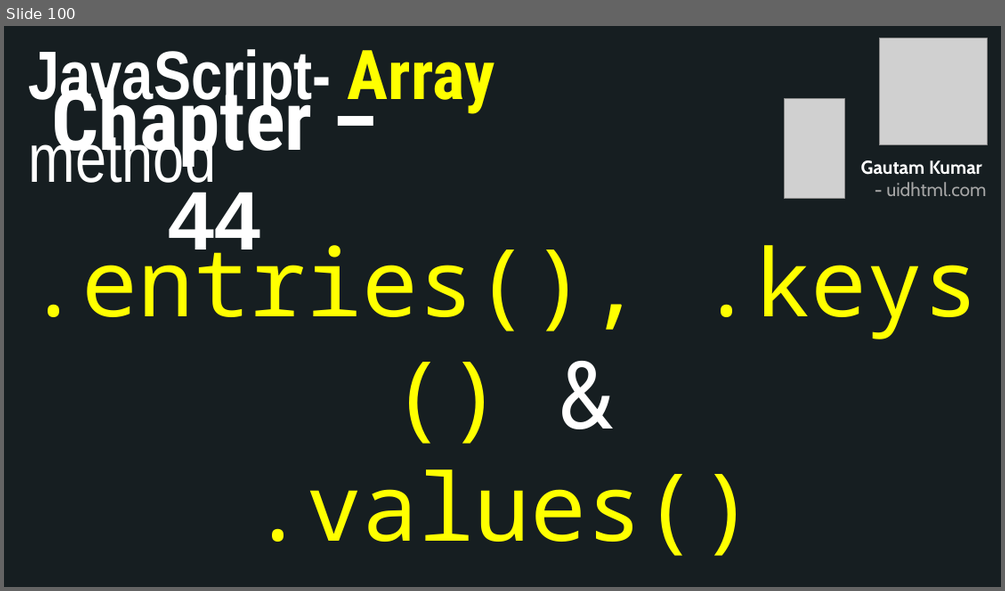
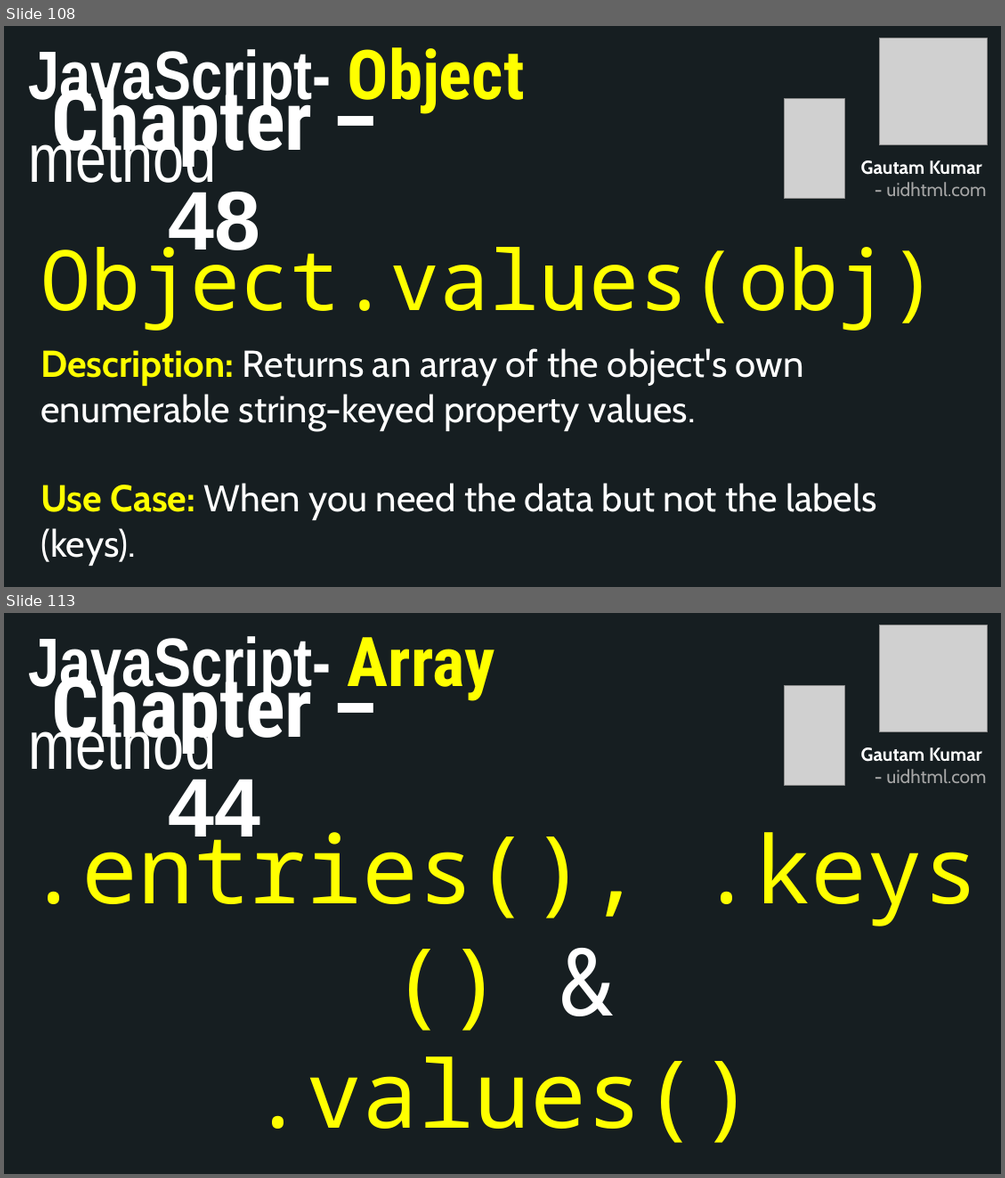
Before and after one commit to uidhtml/javascript-tutorials, a slide deck: Javascript Tutorials.pptx. Shown one above the other, each under a label of ours: slide 100 before the commit, slides 108 and 113 after it; the slides between them are not shown. The pictures are 1005x591 and 1005x1178 pixels, drawn with LibreOffice and Linux fonts; fonts in the diff are those of the drawing; grey boxes stand for pictures. Boxes give left, top, right and bottom in pixels: in the first picture for what was removed or moved away, otherwise in the second. Text is boxed around its words. In the diff, an @@ line names an element or a change of style, - is before the commit and + after.

```diff
--- a/Javascript Tutorials.pptx
+++ b/Javascript Tutorials.pptx
@@ slide 108 added at [4,26,1001,587], background #2C3C43; not listed: 10 template elements that a slide beside it also shows @@
@@ rectangle added at [4,26,1001,587], fill #161E22 @@
@@ text added at [29,47,525,194], 66 pt, text #FFFFFF, bold @@
+JavaScript- Object method
@@ picture added at [880,38,987,145] @@
@@ title added at [51,74,313,257], 80 pt, text #FFFFFF, bold @@
+Chapter – 48
@@ picture added at [785,99,844,199] @@
@@ text added at [861,160,986,196], 18 pt, text #A6A6A6, bold @@
+Gautam Kumar
+- uidhtml.com
@@ text added at [40,232,938,565], 36 pt, text #FFFFFF @@
+Object.values(obj)
+Description: Returns an array of the object's own enumerable string-keyed property values.
+Use Case: When you need the data but not the labels (keys).
@@ what was slide 100 is now slide 113 @@
```
Also in this commit, not shown: 12 other slides added, 6 other files.
